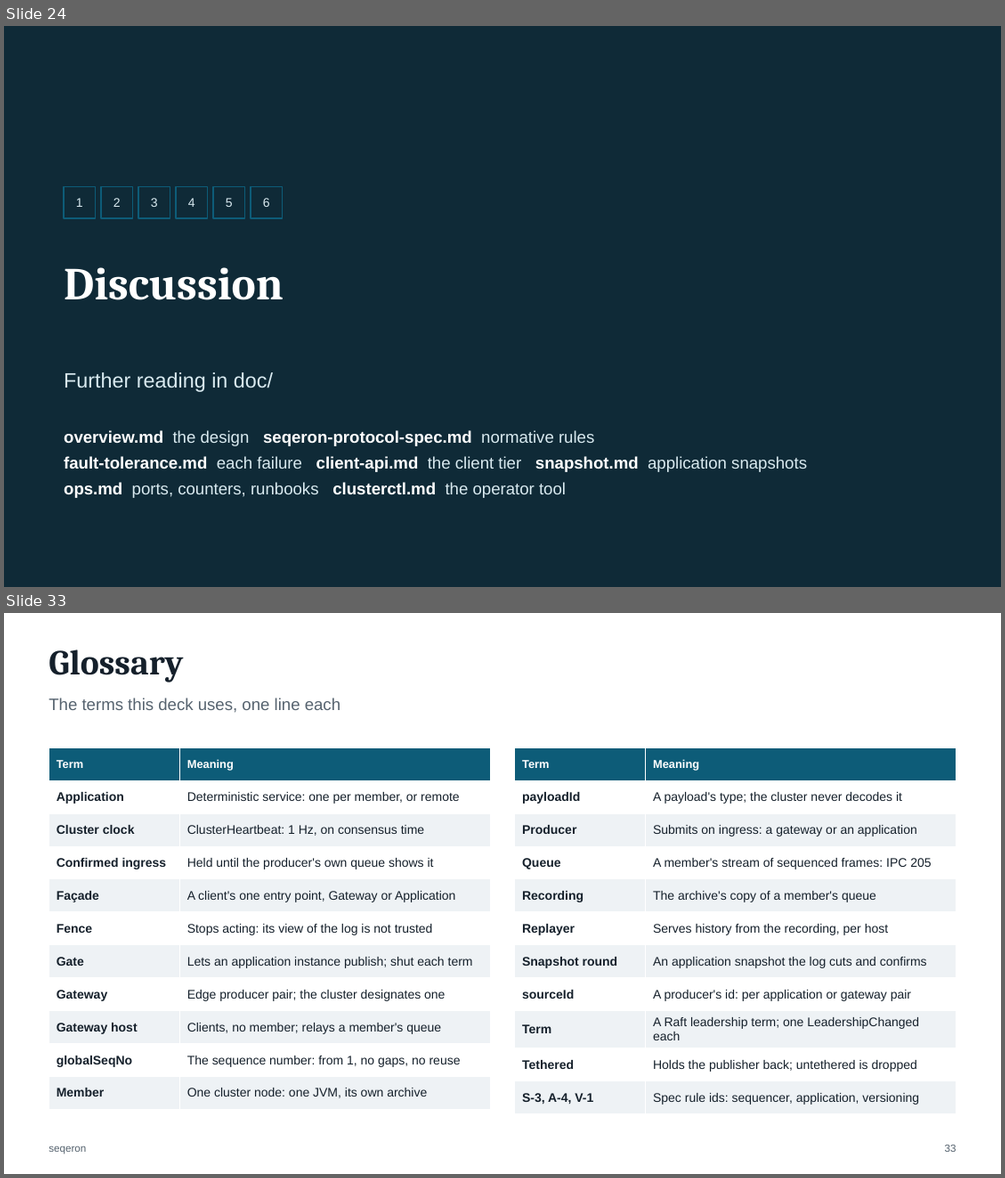
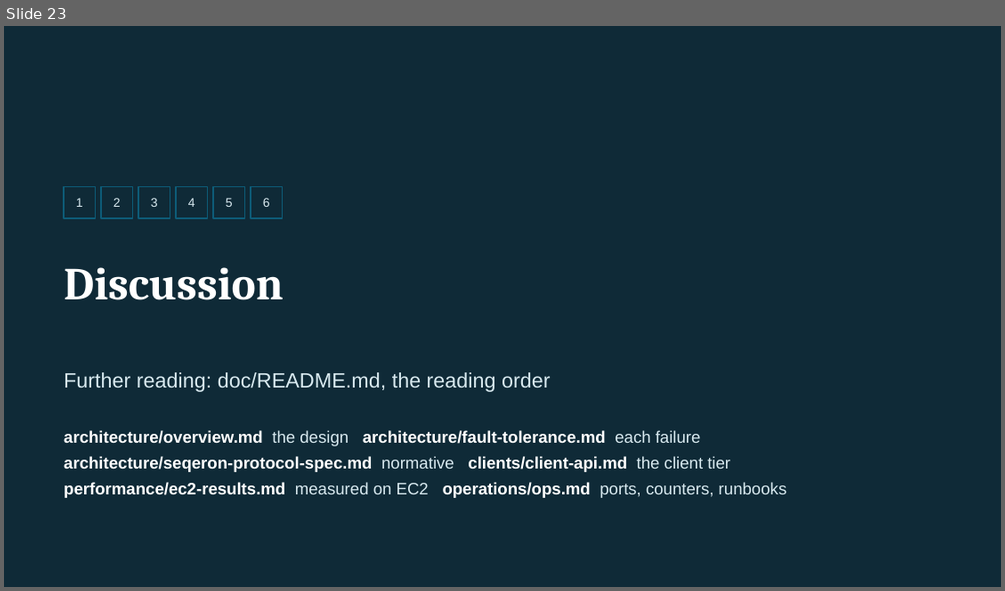
Before and after one commit to FredrikJDahlberg/seqeron, a slide deck: doc/presentation/seqeron-architecture.pptx. Shown one above the other, each under a label of ours: slides 24 and 33 before the commit, slide 23 after it; the slides between them are not shown. The pictures are 1005x1178 and 1005x591 pixels, drawn with LibreOffice and Linux fonts; fonts in the diff are those of the drawing. Boxes give left, top, right and bottom in pixels: in the first picture for what was removed or moved away, otherwise in the second. Text is boxed around its words. In the diff, an @@ line names an element or a change of style, - is before the commit and + after.

```diff
--- a/doc/presentation/seqeron-architecture.pptx
+++ b/doc/presentation/seqeron-architecture.pptx
@@ slide 33 removed at (4, 613, 1001, 1174), background #FFFFFF @@
@@ title removed at (48, 649, 183, 682) @@
-Glossary
@@ text removed at (48, 698, 340, 713) @@
-The terms this deck uses, one line each
@@ table removed at (48, 747, 490, 1110), 11 rows, 2 columns @@
-Term | Meaning
-Application | Deterministic service: one per member, or remote
-Cluster clock | ClusterHeartbeat: 1 Hz, on consensus time
-Confirmed ingress | Held until the producer's own queue shows it
-Façade | A client's one entry point, Gateway or Application
-Fence | Stops acting: its view of the log is not trusted
-Gate | Lets an application instance publish; shut each term
-Gateway | Edge producer pair; the cluster designates one
-Gateway host | Clients, no member; relays a member's queue
-globalSeqNo | The sequence number: from 1, no gaps, no reuse
-Member | One cluster node: one JVM, its own archive
@@ table removed at (515, 747, 956, 1110), 11 rows, 2 columns @@
-Term | Meaning
-payloadId | A payload's type; the cluster never decodes it
-Producer | Submits on ingress: a gateway or an application
-Queue | A member's stream of sequenced frames: IPC 205
-Recording | The archive's copy of a member's queue
-Replayer | Serves history from the recording, per host
-Snapshot round | An application snapshot the log cuts and confirms
-sourceId | A producer's id: per application or gateway pair
-Term | A Raft leadership term; one LeadershipChanged each
-Tethered | Holds the publisher back; untethered is dropped
-S-3, A-4, V-1 | Spec rule ids: sequencer, application, versioning
@@ text removed at (48, 1145, 86, 1154) @@
-seqeron
@@ page number removed at (945, 1144, 956, 1151) @@
-33
@@ what was slide 24 is now slide 23 @@
@@ slide 23 changed as well @@
@@ text at (64, 372, 550, 392): text changed @@
-Further reading in doc/
+Further reading: doc/README.md, the reading order
@@ text at (64, 430, 787, 498): text changed; text colour #D9EAF0 to #FFFFFF; bold on @@
-overview.md the design seqeron-protocol-spec.md normative rules
-fault-tolerance.md each failure client-api.md the client tier snapshot.md application snapshots
-ops.md ports, counters, runbooks clusterctl.md the operator tool
+architecture/overview.md the design architecture/fault-tolerance.md each failure
+architecture/seqeron-protocol-spec.md normative clients/client-api.md the client tier
+performance/ec2-results.md measured on EC2 operations/ops.md ports, counters, runbooks
```
Also in this commit, not shown: 16 other slides changed, 1 slide added, 30 other slides removed, 60 other files.
